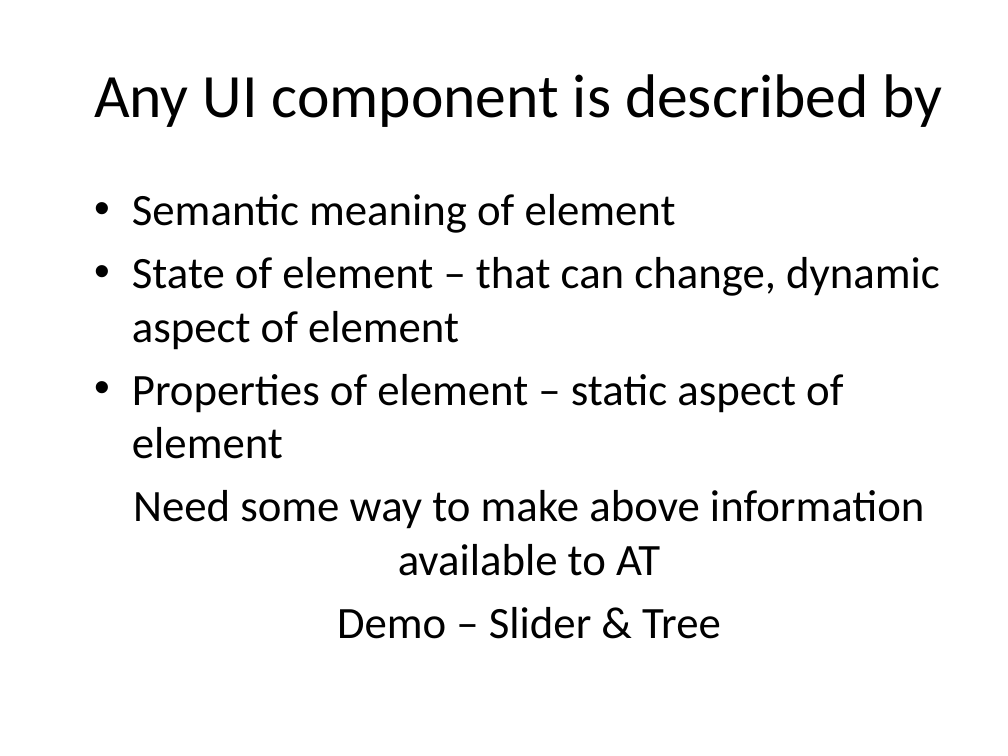
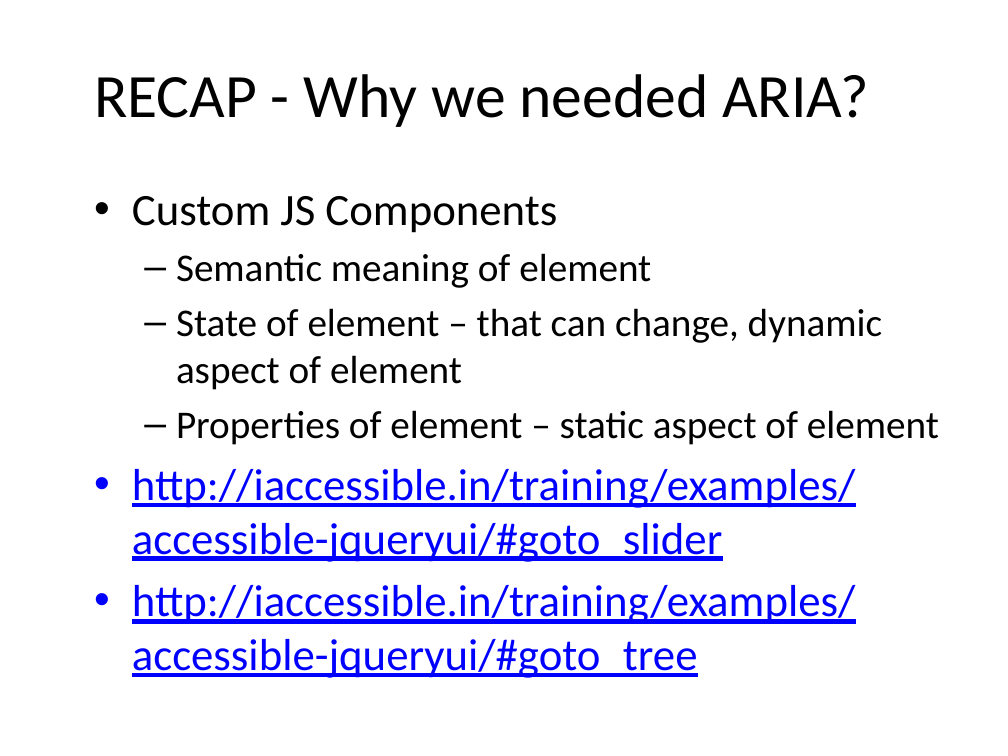
Before and after one commit to punchouty/accessibility, a slide deck: slide 16 of ppt/aria.pptx (slide 6 before the commit). Drawn at 1008x756 pixels with LibreOffice and Linux fonts; fonts in the diff are those of the drawing; background and template pictures are left out. Boxes give left, top, right and bottom in pixels: in the first picture for what was removed or moved away, otherwise in the second. Text is boxed around its words. In the diff, an @@ line names an element or a change of style, - is before the commit and + after.

Commit message:
Final version  for training on 19-20 nov

```diff
--- a/ppt/aria.pptx
+++ b/ppt/aria.pptx
@@ title at (94,74,869,127): text changed @@
-Any UI component is described by
+RECAP - Why we needed ARIA?
@@ text at (132,196,557,233): paragraph added @@
+• Custom JS Components
@@ text at (176,253,939,445): size 32 to 28 pt in "Semantic meaning of element", "State of element – that can change, ...", "Properties of element – static aspect of ..."; bullet • to –; list level 1 to 2 in "Semantic meaning of element"; list level 1 to 2 in "State of element – that ..."; list level 1 to 2 in "Properties of element – static ..." @@
@@ text at (132,469,855,624): text changed; text colour #000000 to #0000FF @@
-Need some way to make above information available to AT
-Demo – Slider & Tree
+• http://iaccessible.in/training/examples/accessible-jqueryui/#goto_slider
+• http://iaccessible.in/training/examples/accessible-jqueryui/#goto_tree
```
Also in this commit, not shown: 13 other slides changed, 9 slides added, 2 slides removed, 10 other files.
